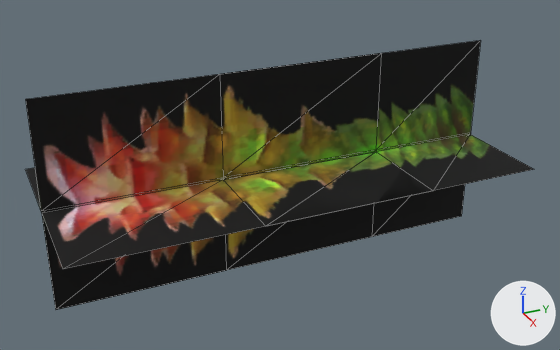
The OBJ model sceneobjs/huodong_fuben_188/grass/huodong_fuben_188_xiaozhiwu_01.obj: old version first, new version second.
Rendered twice from a 50 mm lens placed at (74.6, -61.3, 36.6), pointed at (0.3, -27.9, -0.6). The lights are fixed; the arrows at lower right show +X, +Y and +Z. Mesh edges are drawn as thin lines. Where no turn or scale is listed for an object, it has been applied to the vertices.

Names of what the first picture shows: 'huodong_fuben_188_xiaozhiwu_01'.
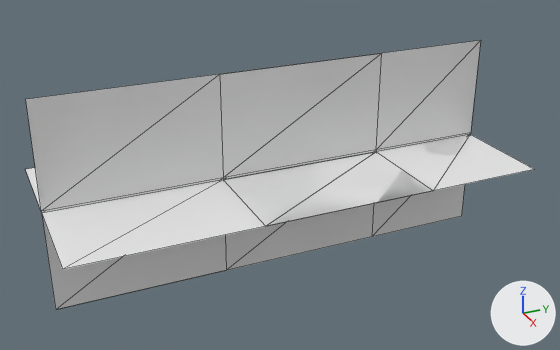
Boxes [x1, y1, x2, y2] around the edits, measured in the pictures (560 x 350 px):
'huodong_fuben_188_xiaozhiwu_01', recoloured
    both: [26, 40, 534, 310]

The edits, one by one:
Material 'material_1' (mat_material_1_1) is new.
Its base color is (0.8, 0.8, 0.8) (white #e7e7e7).
Its roughness is 1.0.
me_huodong_fuben_188_xiaozhiwu_01 has 30 vertices, 40 faces and spans x -12.0..12.1, y -54.5..-1.0, z -11.8..12.3.
me_huodong_fuben_188_xiaozhiwu_01 no longer uses material mat_material_1 (picture img_huodong_fuben_188_xiaozhiwu_01_png).
me_huodong_fuben_188_xiaozhiwu_01 now uses material mat_material_1_1 (white #e7e7e7).
